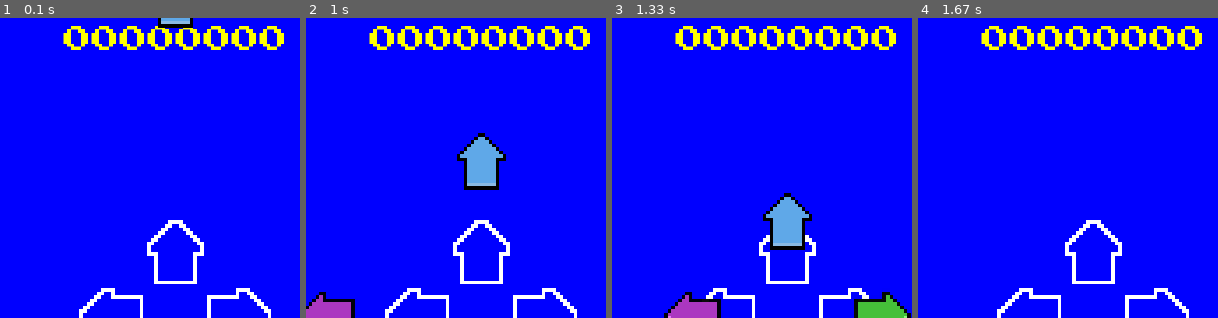
Above: before the commit, frames 1-4 (left to right).
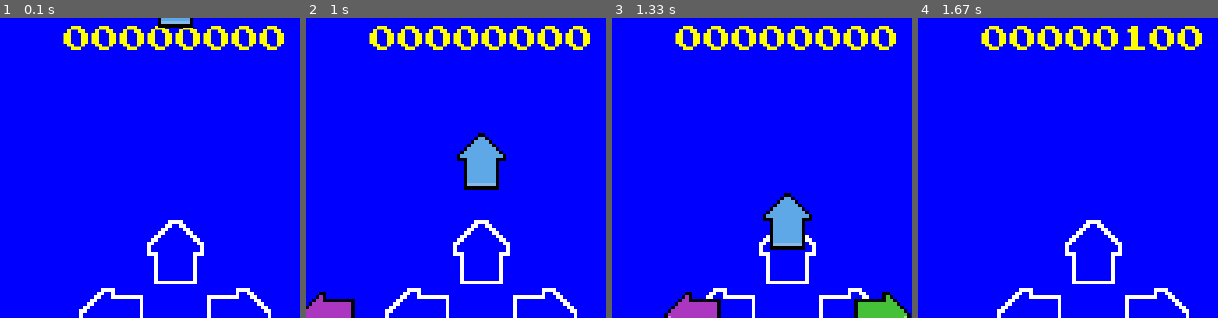
Above: after the commit, the same moments.

Repository: EnzoLuidge/PyGame
Game: pygame game, started from Jogo.py
The game is run twice, just before and just after one commit, with the same random seed, the same clock (stepped at 60 frames per second) and the same inputs.
Inputs:
- Up to frame 1 (0.1 s): no input
- Up to frame 2 (1 s): hold Up 0.33-0.8 s; hold Right from 0.83 s (still down)
- Up to frame 3 (1.33 s): keep holding Right
- Up to frame 4 (1.67 s): release Right at 1.47 s; hold Down from 1.5 s (still down)
The pictures show only the part of the screen within x 21-71%, y 0-50%; the shares and areas given below are measured in that part.

Frames 1-3 are identical in both runs. In frame 4, 0.4% of the frame differs, in the area x 67-76%, y 2-11%.

Commit message:
Múltiplas setas na mesma fileira

Diff:
--- a/Jogo.py
+++ b/Jogo.py
@@ -76,16 +76,18 @@
         # Atualizando a posição da seta
         self.rect.x += self.speedx
 
-        if self.rect.centerx >= WIDTH/2-button_width:
+        # chegando perto, já é apertável
+        if self.rect.centerx >= WIDTH/2-1.09*button_width:
+            self.state = True
+
+        # no momento, a seta para
+        if self.rect.centerx >= WIDTH/2-1.02*button_width:
 
             self.speedx = 0
             self.last = pygame.time.get_ticks()
-            # Se a diferença de tempo for menor que 1600 ticks, é válido.
-
-            if self.last-self.now < 1600:
-                self.state = True
-
-            else:
+
+            # Se a diferença de tempo for maior que 1600 ticks, perdeu.
+            if self.last-self.now > 1600:
                 self.state = False
                 self.kill()
                 assets['boom'].play()
@@ -96,6 +98,8 @@
         self.last = 0
         # Pega o tempo de agora
         self.now = pygame.time.get_ticks()
+        self.state = 0
+
         #construtor da classe mãe (Sprite)
         pygame.sprite.Sprite.__init__(self)
 
@@ -109,15 +113,15 @@
     def update(self):
         # Atualizando a posição da seta
         self.rect.y += self.speedy
-        if self.rect.centery >= HEIGHT/2-button_height:
+        if self.rect.centery >= HEIGHT/2-1.09*button_height:
+            self.state = True
+
+        if self.rect.centery >= HEIGHT/2-1.02*button_height:
             self.speedy = 0
             self.last = pygame.time.get_ticks()
             # Se a diferença de tempo for menor que 1600 ticks, é válido.
 
-            if self.last-self.now < 1600:
-                self.state = True
-
-            else:
+            if self.last-self.now > 1600:
                 self.state = False
                 self.kill()
                 assets['boom'].play()
@@ -128,6 +132,8 @@
         self.last = 0
         # Pega o tempo de agora
         self.now = pygame.time.get_ticks()
+        self.state = 0
+
         #construtor da classe mãe (Sprite)
         pygame.sprite.Sprite.__init__(self)
 
@@ -141,15 +147,16 @@
     def update(self):
         # Atualizando a posição da seta
         self.rect.x -= self.speedx
-        if self.rect.centerx <= WIDTH/2+button_width:
+
+        if self.rect.centerx <= WIDTH/2+1.09*button_width:
+            self.state = True
+
+        if self.rect.centerx <= WIDTH/2+1.02*button_width:
             self.speedx = 0
             self.last = pygame.time.get_ticks()
             # Se a diferença de tempo for menor que 1600 ticks, é válido.
 
-            if self.last-self.now < 1600:
-                self.state = True
-
-            else:
+            if self.last-self.now > 1600:
                 self.state = False
                 self.kill()
                 assets['boom'].play()
@@ -160,6 +167,8 @@
         self.last = 0
         # Pega o tempo de agora
         self.now = pygame.time.get_ticks()
+        self.state = 0
+
         #construtor da classe mãe (Sprite)
         pygame.sprite.Sprite.__init__(self)
 
@@ -174,15 +183,16 @@
 
         # Atualizando a posição da seta
         self.rect.y -= self.speedy
-        if self.rect.centery <= HEIGHT/2+button_height:
+
+        if self.rect.centery <= HEIGHT/2+1.09*button_height:
+            self.state = True
+
+        if self.rect.centery <= HEIGHT/2+1.02*button_height:
             self.speedy = 0
             self.last = pygame.time.get_ticks()
             # Se a diferença de tempo for menor que 1600 ticks, é válido.
 
-            if self.last-self.now < 1600:
-                self.state = True
-
-            else:
+            if self.last-self.now > 1600:
                 self.state = False
                 self.kill()
                 assets['boom'].play()
@@ -251,17 +261,29 @@
 setarightspace = seta_right_space()
 setadownspace = seta_down_space()
 
-##criando um grupo de setas e armazenando todas as setas nele
+##criando um grupo de setas e armazenando todas em um grupo de grupo de setas
+lefts = pygame.sprite.Group()
+lefts.add(setaleft)
+
+rights = pygame.sprite.Group()
+rights.add(setaright)
+
+ups = pygame.sprite.Group()
+ups.add(setaup)
+
+downs = pygame.sprite.Group()
+downs.add(setadown)
+
 all_setas = pygame.sprite.Group()
-all_setas.add(setaleft)
-all_setas.add(setaright)
-all_setas.add(setaup)
-all_setas.add(setadown)
+all_setas.add(lefts)
+all_setas.add(rights)
+all_setas.add(ups)
+all_setas.add(downs)
 
 keys_down = {}
 
 while game:
-
+    print(len(lefts))
     tempo_musica = pygame.mixer.music.get_pos()
 
     clock.tick(FPS)
@@ -273,27 +295,52 @@
             # Dependendo da tecla, altera a velocidade.
             keys_down[event.key] = True
             if event.key == pygame.K_LEFT:
-                if setaleft.state == True:
-                    assets['score']+=100
-                    setaleft.state = 0
-                    setaleft.kill()
-                    assets['hihat'].play()
-                    setaleft = seta_left()
-                    all_setas.add(setaleft)
+                lefts_iter = iter(lefts)
+                for i in range(len(lefts)):
+                    left = next(lefts_iter)
+                    print(len(lefts))
+
+                    if left.state == True:
+                        assets['score']+=100
+                        left.state = 0
+                        left.kill()
+                        assets['hihat'].play()
+
             if event.key == pygame.K_RIGHT:
-                assets['hihat'].play()
+
+                all_setas.add(setaleft)
+                if event.key == pygame.K_LEFT:
+                    rights_iter = iter(rights)
+                    for i in range(len(rights)):
+                        right = next(rights_iter)
+
+                        if right.state == True:
+                            assets['score']+=100
+                            right.state = 0
+                            right.kill()
+                            assets['hihat'].play()
             if event.key == pygame.K_UP:
-                assets['hihat'].play()
+                    ups_iter = iter(ups)
+                    for i in range(len(ups)):
+                        up = next(ups_iter)
+
+                        if up.state == True:
+                            assets['score']+=100
+                            up.state = 0
+                            up.kill()
+                            assets['hihat'].play()
             if event.key == pygame.K_DOWN:
-                assets['hihat'].play()
-        # Verifica se soltou alguma tecla.
-        if event.type == pygame.KEYUP:
-            # Dependendo da tecla, altera a velocidade.
-            if event.key in keys_down and keys_down[event.key]:
-                if event.key == pygame.K_LEFT:
-                    print('soltou')
-                if event.key == pygame.K_RIGHT:
-                    print('soltou')
+                    downs_iter = iter(downs)
+                    for i in range(len(downs)):
+                        down = next(downs_iter)
+
+                        if down.state == True:
+                            assets['score']+=100
+                            down.state = 0
+                            down.kill()
+                            assets['hihat'].play()
+
+
 
     ##dando update nas classes de seta
     all_setas.update()
